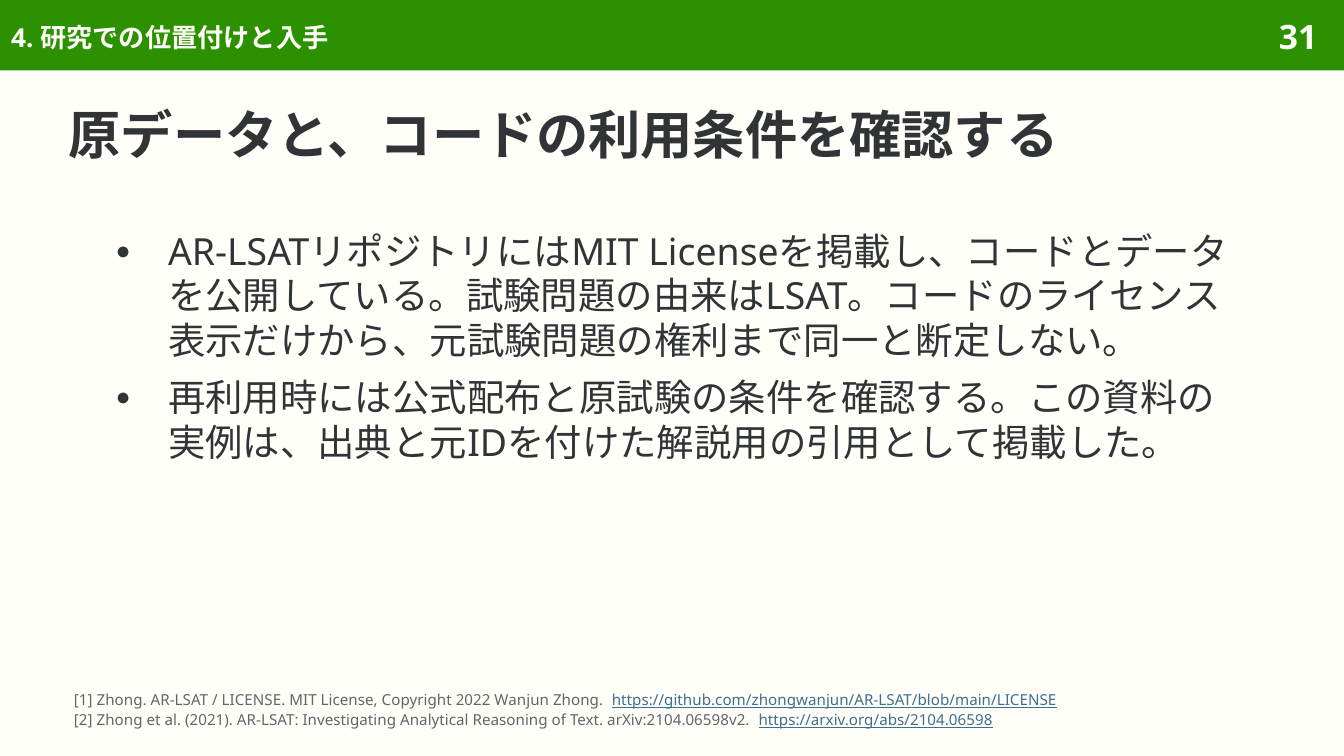
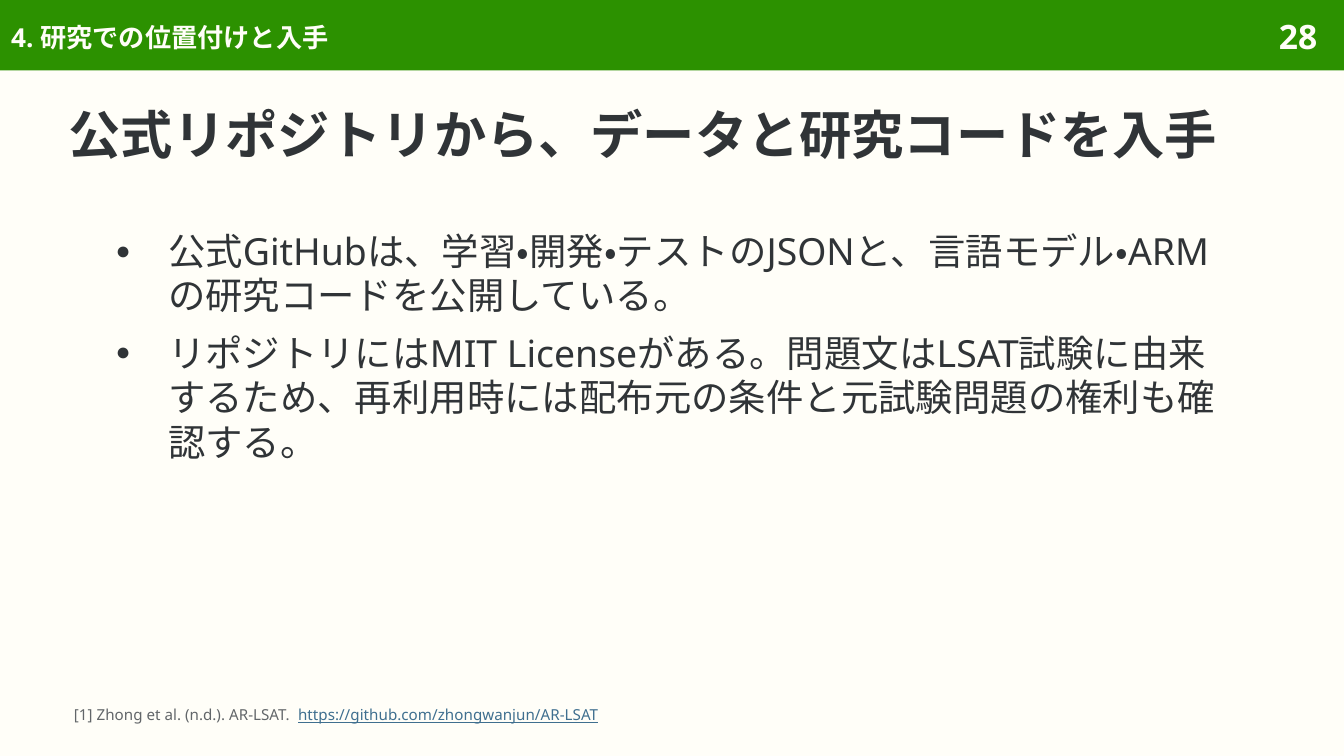
Before and after one commit to sasakiy84/datasets-in-10-minutes, a slide deck: slide 28 of slides/datasets-in-10-minutes-lsat.pptx (slide 31 before the commit). Drawn at 1344x756 pixels with LibreOffice and Linux fonts; fonts in the diff are those of the drawing. Boxes give left, top, right and bottom in pixels: in the first picture for what was removed or moved away, otherwise in the second. Text is boxed around its words. In the diff, an @@ line names an element or a change of style, - is before the commit and + after.

Commit message:
Center AR-LSAT on analytical reasoning and original dataset evaluation

```diff
--- a/slides/datasets-in-10-minutes-lsat.pptx
+++ b/slides/datasets-in-10-minutes-lsat.pptx
@@ page number at box(1279, 24, 1317, 50): text changed @@
-31
+28
@@ title at box(69, 108, 1217, 159): text changed @@
-原データと、コードの利用条件を確認する
+公式リポジトリから、データと研究コードを入手
@@ text at box(168, 233, 1215, 459): text changed @@
-● AR-LSATリポジトリにはMIT Licenseを掲載し、コードとデータを公開している。試験問題の由来はLSAT。コードのライセンス表示だけから、元試験問題の権利まで同一と断定しない。
-● 再利用時には公式配布と原試験の条件を確認する。この資料の実例は、出典と元IDを付けた解説用の引用として掲載した。
+● 公式GitHubは、学習・開発・テストのJSONと、言語モデル・ARMの研究コードを公開している。
+● リポジトリにはMIT Licenseがある。問題文はLSAT試験に由来するため、再利用時には配布元の条件と元試験問題の権利も確認する。
@@ text at box(74, 708, 598, 724): text changed; text colour #626669 to #3F6F8F @@
-[1] Zhong. AR-LSAT / LICENSE. MIT License, Copyright 2022 Wanjun Zhong. https://github.com/zhongwanjun/AR-LSAT/blob/main/LICENSE
-[2] Zhong et al. (2021). AR-LSAT: Investigating Analytical Reasoning of Text. arXiv:2104.06598v2. https://arxiv.org/abs/2104.06598
+[1] Zhong et al. (n.d.). AR-LSAT. https://github.com/zhongwanjun/AR-LSAT
```
Also in this commit, not shown: 47 other slides changed, 2 slides added, 11 slides removed, 44 other files.
